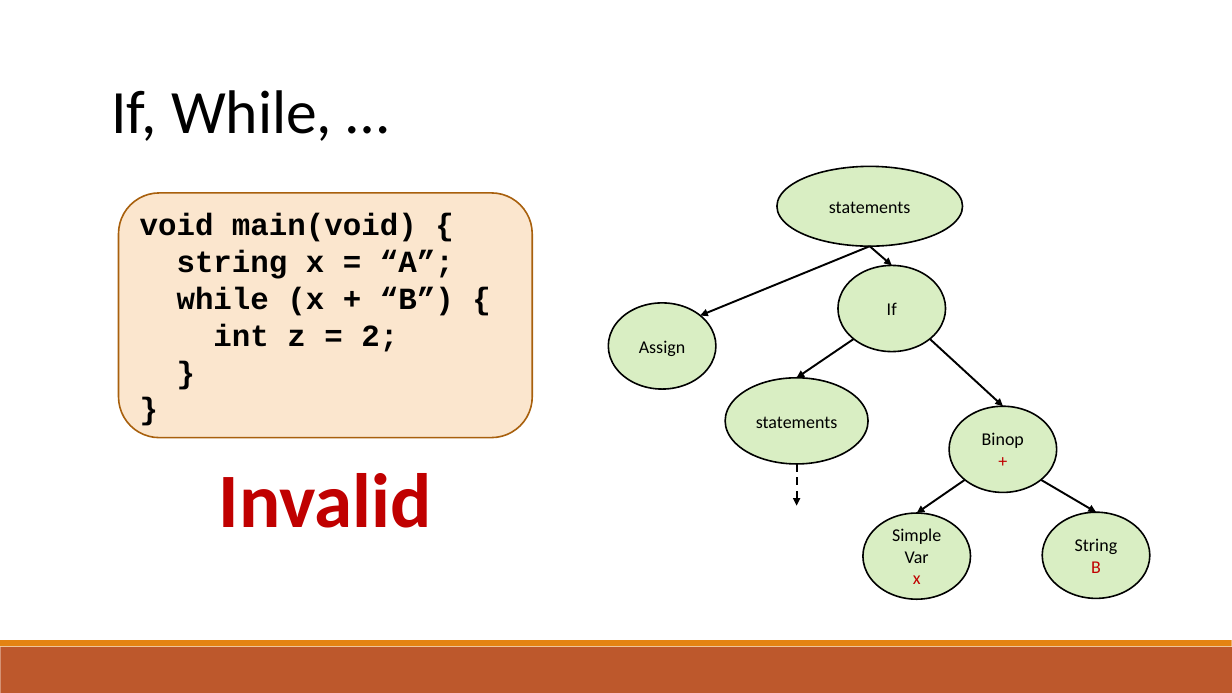
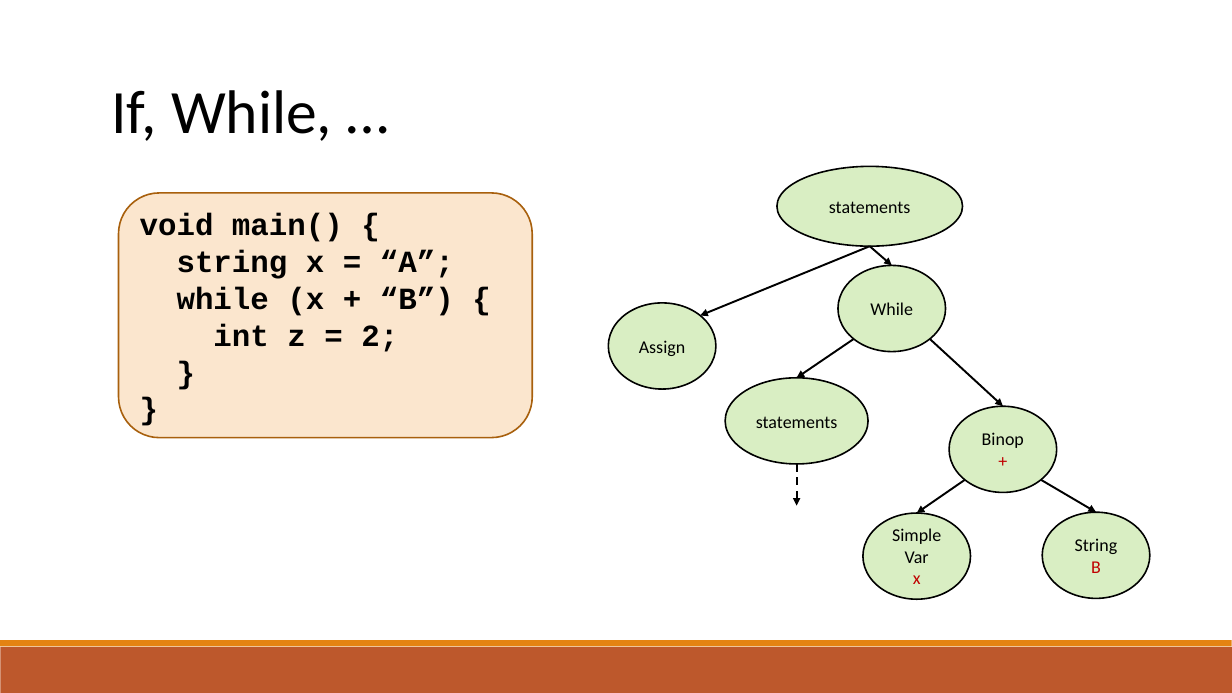
Before and after one commit to raghadzeidan/COMPILATION_TAU_FOR_STUDENTS, a slide deck: slide 28 of new_slides/semantic.pptx (slide 14 before the commit). Drawn at 1232x693 pixels with LibreOffice and Linux fonts; fonts in the diff are those of the drawing. Boxes give left, top, right and bottom in pixels: in the first picture for what was removed or moved away, otherwise in the second. Text is boxed around its words. In the diff, an @@ line names an element or a change of style, - is before the commit and + after.

```diff
--- a/new_slides/semantic.pptx
+++ b/new_slides/semantic.pptx
@@ text in rounded rectangle at box(140, 213, 343, 242): text changed @@
-void main(void) {
+void main() {
@@ text in ellipse at box(870, 302, 913, 315): text changed @@
-If
+While
@@ text removed at box(219, 473, 432, 528) @@
-Invalid
```
Also in this commit, not shown: 22 other slides changed, 27 slides added, 1 other file.
